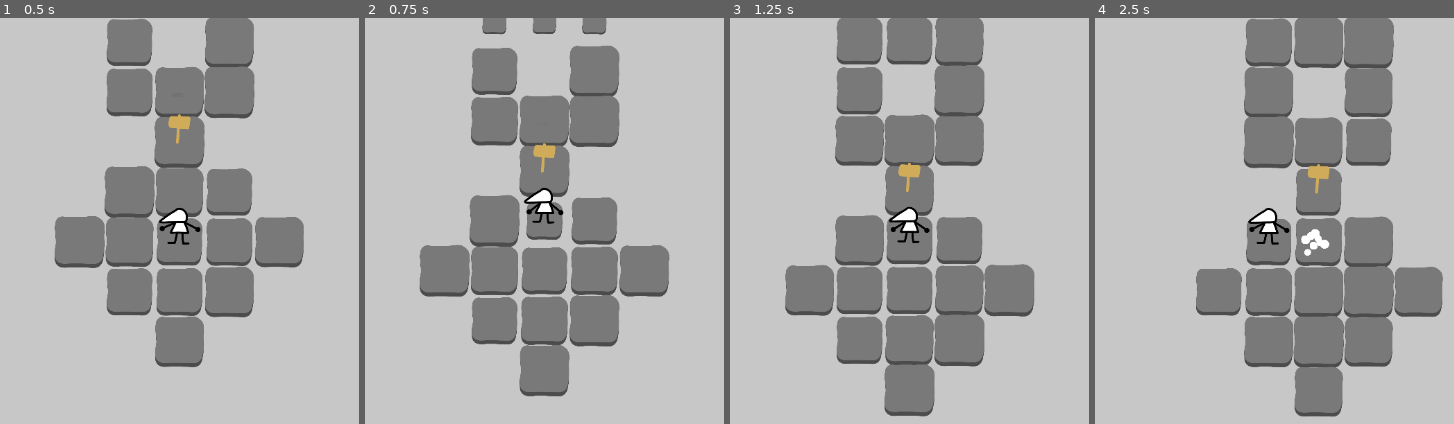
Above: before the commit, frames 1-4 (left to right).
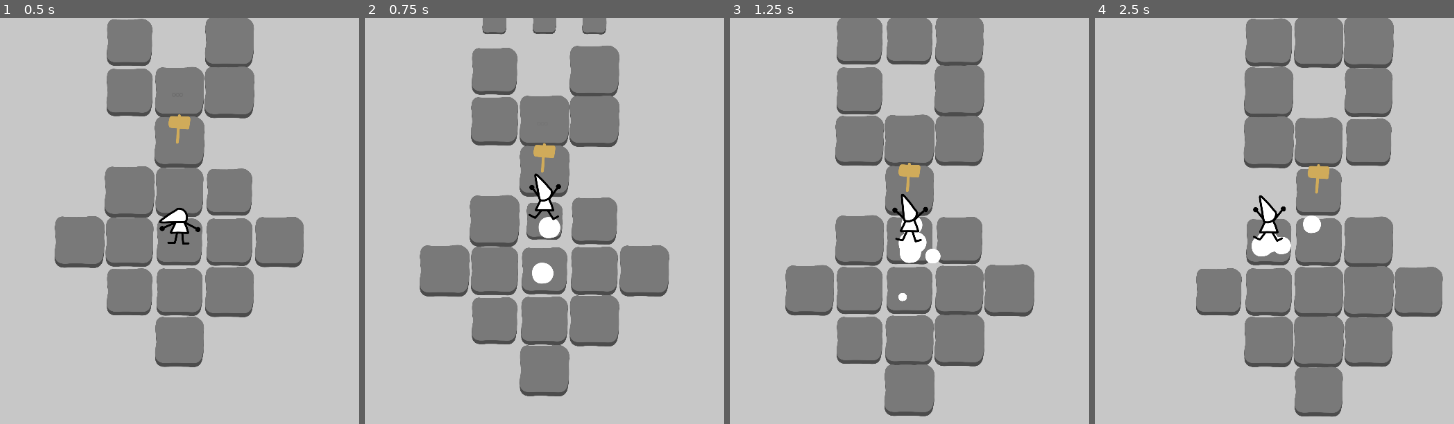
Above: after the commit, the same moments.

Repository: aznoqmous/gameoff-2024
Game: Godot game, scene res://scenes/game.tscn
Same seed, same stepped clock (60 frames per second), same inputs: the game is played once before the commit and once after it.
Inputs:
- Up to frame 1 (0.5 s): no input
- Up to frame 2 (0.75 s): hold Up (MoveUp) from 0.53 s (still down); hold Space (SwitchMode) from 0.53 s (still down)
- Up to frame 3 (1.25 s): keep holding Up (MoveUp); keep holding Space (SwitchMode)
- Up to frame 4 (2.5 s): release Space (SwitchMode) at 1.28 s; tap Space (SwitchMode) at 1.35 s; release Up (MoveUp) at 2.03 s; hold Left (MoveLeft) from 2.03 s (still down); hold Space (SwitchMode) from 2.03 s (still down)

Frame 1 is identical in both runs. In frame 2, 1.1% of the frame differs, in the area x 44-56%, y 38-66%; in frame 3, 1.0%; in frame 4, 1.3%, in the area x 42-66%, y 43-59%.

Commit message:
re movement

Diff:
--- a/scripts/player.gd
+++ b/scripts/player.gd
@@ -56,11 +56,11 @@
 		start_fall()
 
 var isCasting = false
-func _input(event):
+func _input(event: InputEvent):
 	if isFalling: return;
 	handle_movement_events(event)
-	if Input.is_action_pressed("SwitchMode"):
-		if !isCasting and Time.get_ticks_msec() - lastMoveTime > 200:
+	if Input.is_action_just_pressed("SwitchMode"):
+		if !isCasting:
 			isCasting = true
 		else:
 			isCasting = false
@@ -70,12 +70,23 @@
 			cast()
 		else:
 			particles.restart()
-			add_cast_position(currentPosition, Vector2(0,0))
+			add_cast_position(get_last_position(), Vector2(0,0))
 			animationPlayer.play("Cast")
 
 var lastInputTime = 0
-func handle_movement_events(event):
-	var direction = Vector2(0, 0)
+var joystick_pressed = false
+var last_joystick_sensitivity = 0
+func handle_movement_events(event: InputEvent):
+	if "axis_value" in event:
+		var joystick_sensitivity = abs(event.axis_value)
+		if joystick_sensitivity < 0.5: return;
+		if joystick_sensitivity < last_joystick_sensitivity:
+			last_joystick_sensitivity = joystick_sensitivity
+			return
+		last_joystick_sensitivity = joystick_sensitivity
+
+	var movement_direction = Input.get_vector("MoveLeft","MoveRight","MoveDown","MoveUp")
+	var direction = Vector2.ZERO
 	if event.is_action_pressed("MoveRight"):
 		direction.x = 1
 	if event.is_action_pressed("MoveLeft"):
@@ -86,6 +97,8 @@
 		direction.y =  1
 
 	if direction != Vector2.ZERO:
+		if inputDirection == direction and Time.get_ticks_msec() - lastInputTime < 100:
+			return;
 		move(direction * game.tileSize)
 		lastInputTime = Time.get_ticks_msec()
 		inputDirection = direction
@@ -100,6 +113,7 @@
 var lastPosition = null
 var lastDirection = Vector2.ZERO
 var lastMoveTime = 0
+
 func move(direction: Vector2):
 	if not is_floored(): return
 	targetDirection = -sign(direction.x)
@@ -156,6 +170,7 @@
 
 var castTrail = []
 func add_cast_position(pos, dir):
+	if not cast_line.points.is_empty() and cast_line.points[-1] == pos : return;
 	cast_line.add_point(pos)
 	var lastPos = Vector2.ZERO
 	if not castTrail.is_empty():
Not shown, added: resources/workspace.psd
